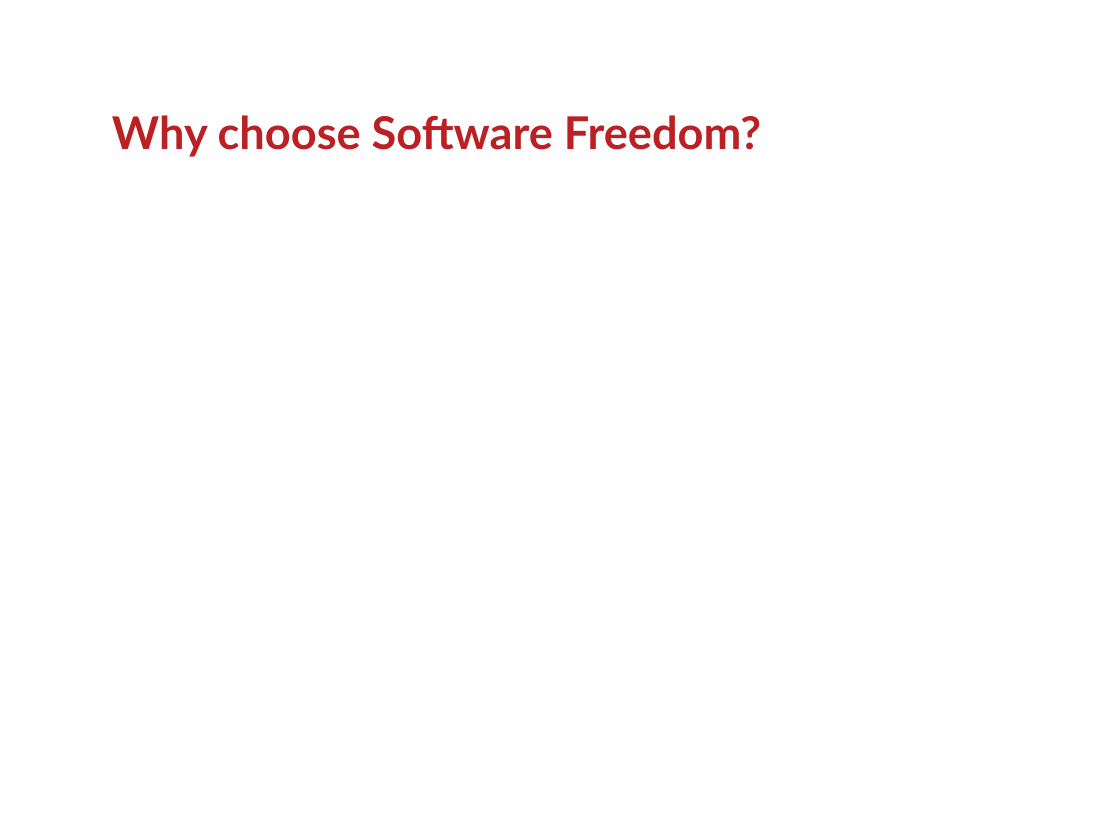
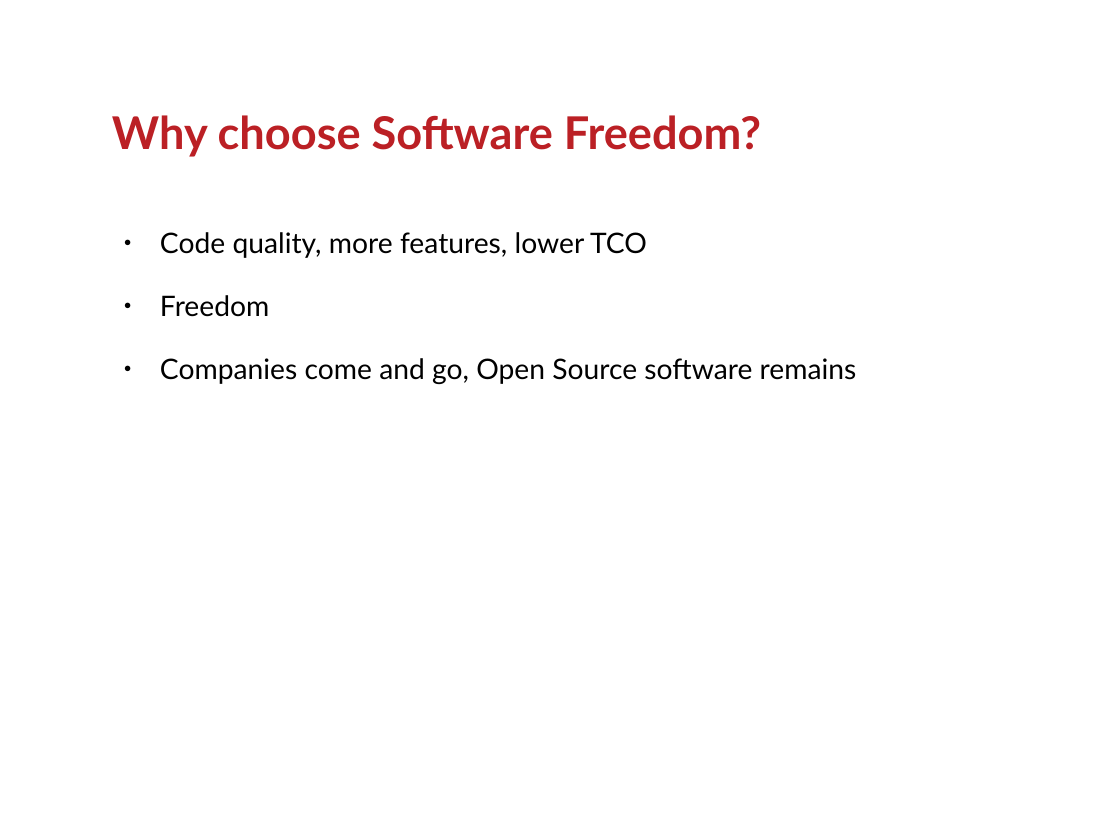
Before and after one commit to ranginui/presentation, a slide deck: slide 6 of kohaconclave/opensource_erm/erm.odp. Drawn at 1120x840 pixels with LibreOffice and Linux fonts; fonts in the diff are those of the drawing; background and template pictures are left out. Boxes give left, top, right and bottom in pixels: in the first picture for what was removed or moved away, otherwise in the second. Text is boxed around its words. In the diff, an @@ line names an element or a change of style, - is before the commit and + after.

```diff
--- a/kohaconclave/opensource_erm/erm.odp
+++ b/kohaconclave/opensource_erm/erm.odp
@@ text added at [160,232,857,384], 20 pt, text #000000 @@
+● Code quality, more features, lower TCO
+● Freedom
+● Companies come and go, Open Source software remains
```
Also in this commit, not shown: 1 other slide changed, 11 slides added, 1 slide removed.
